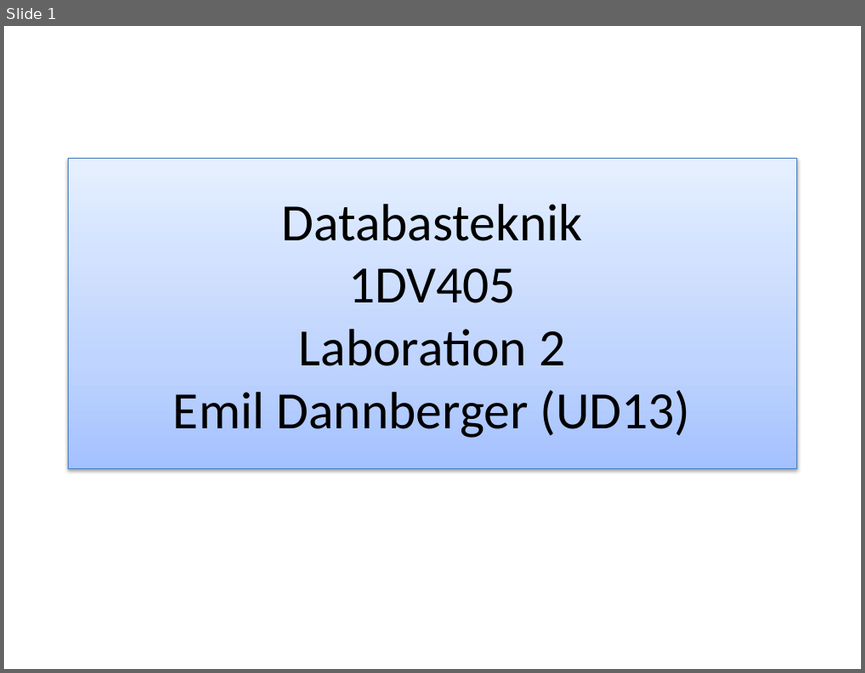
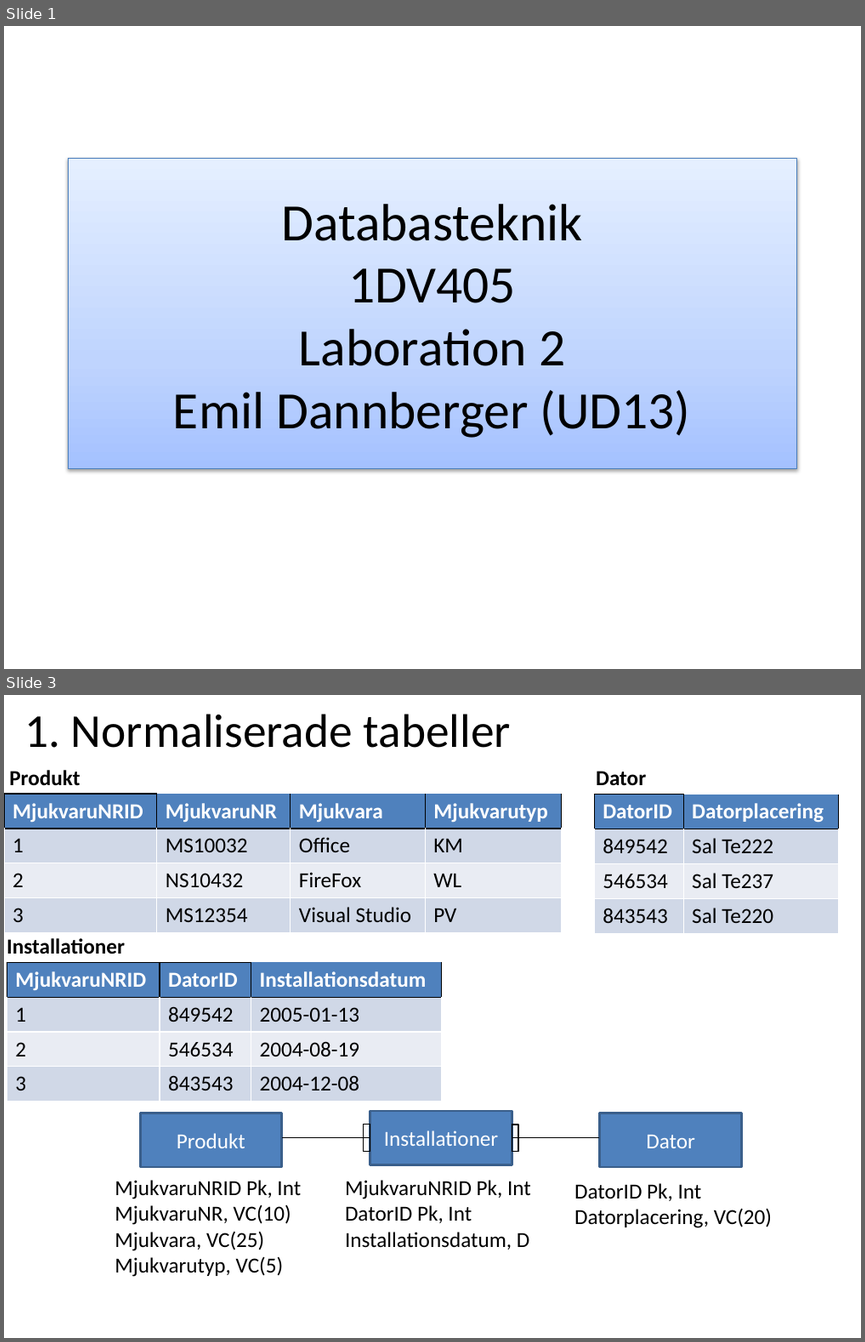
Before and after one commit to ed222an/Databasteknik, a slide deck: Labb 2/Laboration2.pptx. Shown one above the other, each under a label of ours: slide 1 before the commit, slides 1 and 3 after it; the slides between them are not shown. The pictures are 865x673 and 865x1342 pixels, drawn with LibreOffice and Linux fonts; fonts in the diff are those of the drawing. Boxes give left, top, right and bottom in pixels: in the first picture for what was removed or moved away, otherwise in the second. Text is boxed around its words. In the diff, an @@ line names an element or a change of style, - is before the commit and + after.

```diff
--- a/Labb 2/Laboration2.pptx
+++ b/Labb 2/Laboration2.pptx
@@ slide 3 added at (4,695,861,1338), background #FFFFFF @@
@@ title added at (24,714,511,748), 39.6 pt, text #000000 @@
+1. Normaliserade tabeller
@@ text added at (9,770,80,786), 18 pt, text #000000, bold @@
+Produkt
@@ text added at (596,771,646,786), 18 pt, text #000000, bold @@
+Dator
@@ table added at (4,794,561,932), 4 rows, 4 columns @@
+MjukvaruNRID | MjukvaruNR | Mjukvara | Mjukvarutyp
+1 | MS10032 | Office | KM
+2 | NS10432 | FireFox | WL
+3 | MS12354 | Visual Studio | PV
@@ table added at (595,794,839,933), 4 rows, 2 columns @@
+DatorID | Datorplacering
+849542 | Sal Te222
+546534 | Sal Te237
+843543 | Sal Te220
@@ text added at (7,938,125,954), 18 pt, text #000000, bold @@
+Installationer
@@ table added at (7,962,441,1101), 4 rows, 3 columns @@
+MjukvaruNRID | DatorID | Installationsdatum
+1 | 849542 | 2005-01-13
+2 | 546534 | 2004-08-19
+3 | 843543 | 2004-12-08
@@ rectangle added at (140,1113,282,1167), fill #4F81BD, outline #3A5F8C 2 pt, 18 pt, text #FFFFFF @@
+Produkt
@@ rectangle added at (363,1124,370,1151), outline #000000 0.75 pt @@
@@ rectangle added at (370,1111,511,1164), fill #4F81BD, outline #3A5F8C 2 pt, 18 pt, text #FFFFFF @@
+Installationer
@@ rectangle added at (511,1124,518,1151), outline #000000 0.75 pt @@
@@ rectangle added at (600,1113,741,1167), fill #4F81BD, outline #3A5F8C 2 pt, 18 pt, text #FFFFFF @@
+Dator
@@ line added from (283, 1138) to (370, 1138), #000000 0.75 pt @@
@@ line added from (600, 1138) to (511, 1138), #000000 0.75 pt @@
@@ text added at (114,1179,301,1276), 18 pt, text #000000 @@
+MjukvaruNRID Pk, Int
+MjukvaruNR, VC(10)
+Mjukvara, VC(25)
+Mjukvarutyp, VC(5)
@@ text added at (345,1179,531,1249), 18 pt, text #000000 @@
+MjukvaruNRID Pk, Int
+DatorID Pk, Int
+Installationsdatum, D
@@ text added at (574,1183,772,1228), 18 pt, text #000000 @@
+DatorID Pk, Int
+Datorplacering, VC(20)
```
Also in this commit, not shown: 1 slide changed, 2 other slides added, 1 other file.
